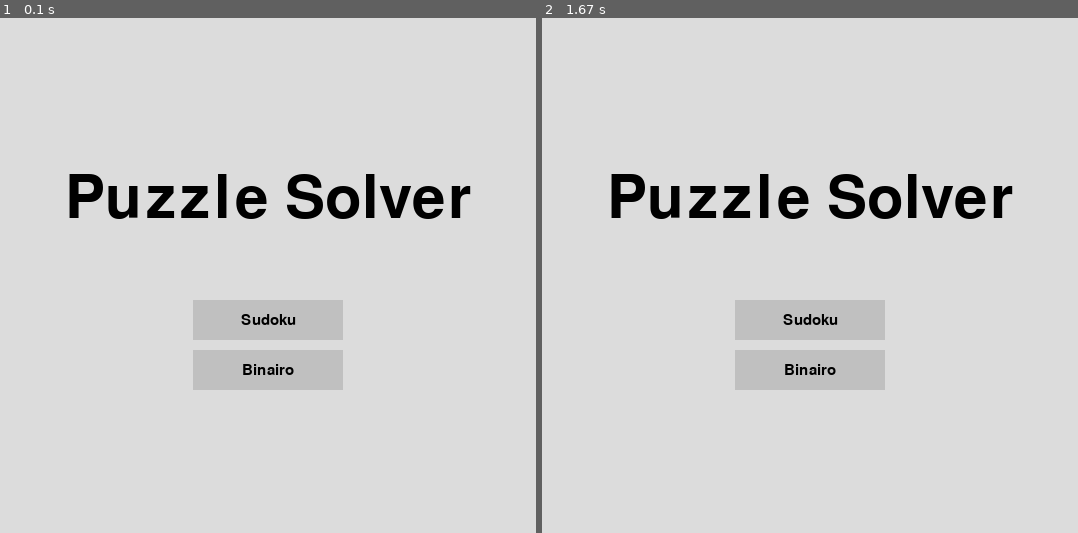
Above: before the commit, frames 1-2 (left to right).
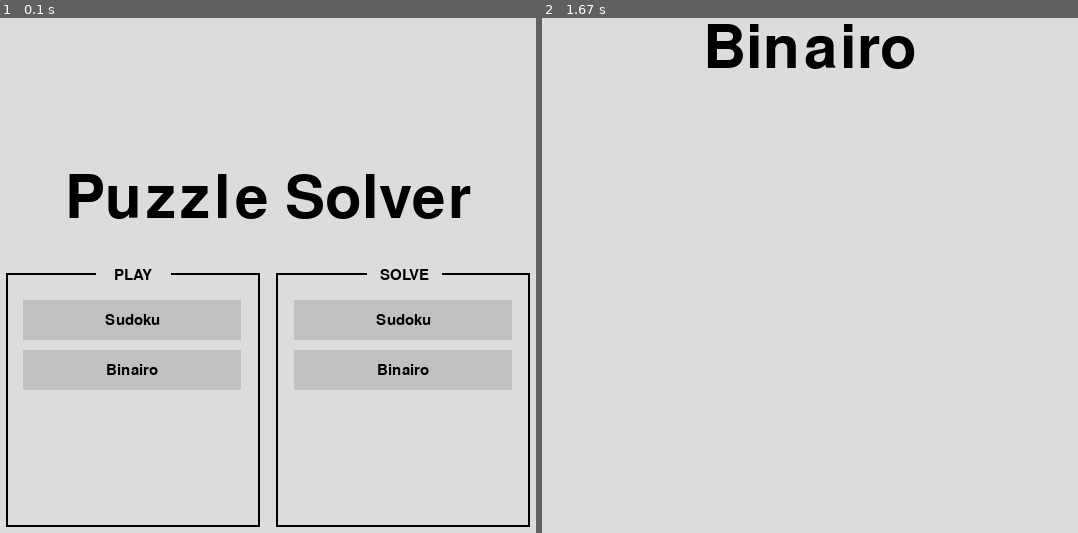
Above: after the commit, the same moments.

Repository: ChristopheVdE/Puzzle-solver
Game: pygame game, started from Application/Pygame/game.py
Two runs of this game, one before a commit and one after it. Both use one fixed random seed, a clock stepped at 60 frames per second and the inputs below.
Inputs (mouse positions are in pixels of both pictures, inside the frame that each line leads up to):
- Up to frame 1 (0.1 s): no input
- Up to frame 2 (1.67 s): press the mouse at (944, 368) at 0.37 s; move the mouse to (965, 239) at 0.47 s; release the mouse at (986, 115) at 0.6 s

The runs differ from the first frame. In frame 1, 13% of the frame differs, in the area x 1-99%, y 48-99%; in frame 2, 8.6%.

Commit message:
submenu's for main menu
created 2 "submenus' for the main menu:
1) PLAY --> creates random board for you to fill in
2) SOLVE --> fill in a premade board and let the computer find a solution for you

Diff:
--- a/Application/Pygame/game.py
+++ b/Application/Pygame/game.py
@@ -11,8 +11,13 @@
 # ==========================================================================================================
 
 # GENERAL INFO =============================================================================================
-# Image folder
+# Image folder ---------------------------------------------------------------------------------------------
 Images = os.path.dirname(os.path.realpath(__file__)) + '\Images'
+
+# colors ---------------------------------------------------------------------------------------------------
+black = (0,0,0)
+ButtonColor = (192, 192, 192)
+HighlightColor = (135, 135, 135)
 
 # Initialize game ------------------------------------------------------------------------------------------
 pygame.init()
@@ -35,9 +40,11 @@
 
 # FUNCTIONS ================================================================================================
 # Text area (for renderign) --------------------------------------------------------------------------------
-def TextObject(Text, Font, Color):
+def TextObject(Text, Font, Color, X, Y):
     Text = Font.render(Text, True, Color)
-    return Text, Text.get_rect()
+    TextArea = Text.get_rect()
+    TextArea.center  = (int(X), int(Y))
+    Screen.blit(Text, TextArea)
 
 # Create INteractive buttons -------------------------------------------------------------------------------
 def Button(Text, TopLeft, ButtonWidth, ButtonHeight, NormalColor, HighlightColor, Action = None):
@@ -54,13 +61,12 @@
         pygame.draw.rect(Screen, NormalColor, (int(TopLeft[0]), int(TopLeft[1]), ButtonWidth, ButtonHeight))
 
     # Add Text to Button
-    ButtonText, ButtonTextArea = TextObject(Text, ButtonFont, (0, 0, 0))
-    ButtonTextArea.center = (int(TopLeft[0] + (ButtonWidth / 2)), int(TopLeft[1] + (ButtonHeight / 2)))
-    Screen.blit(ButtonText, ButtonTextArea)
+    TextObject(Text, ButtonFont, black, TopLeft[0] + (ButtonWidth / 2), TopLeft[1] + (ButtonHeight / 2))
+
 # ===========================================================================================================
 
 
-# MAIN MENU ================================================================================================
+# MAIN MENU =================================================================================================
 def MainMenu():
     menu = True
 
@@ -68,20 +74,42 @@
         for event in pygame.event.get():
             if event.type == pygame.QUIT:
                 menu = False
-
         # Set background color
         Screen.fill(backgroundcolor)
+        # Display title
+        TextObject("Puzzle Solver", TitleFont, black, ScreenWidth / 2, ScreenHeight / 3)
 
-        # Display title
-        Title, TitleArea = TextObject("Puzzle Solver", TitleFont, (0, 0, 0))
-        TitleArea.center  = (int(ScreenWidth / 2), int(ScreenHeight / 3))
-        Screen.blit(Title, TitleArea)
+    # [SUBMENU] 1) Play a random board ------------------------------------------------------------------------
+        Submenu_X = 140
+        Submenu_Y = int(ScreenHeight / 3 + 75)
+        Button_X = int((Submenu_X + 170) / 2)
 
-        # Buttons
-        Button("Sudoku", (ScreenWidth / 2 - 75, 300), 150, 40, (192, 192, 192), (135, 135, 135), Sudoku_GameLoop)
-        Button("Binairo", (ScreenWidth / 2 - 75, 350), 150, 40, (192, 192, 192), (135, 135, 135), Binairo_GameLoop)
+        # Submenu - outline
+        pygame.draw.rect(Screen, black, (Submenu_X - 2, Submenu_Y - 2, 250 + 4, 250 + 4))
+        # Submenu - color
+        pygame.draw.rect(Screen, backgroundcolor, (Submenu_X, Submenu_Y, 250, 250))
+        # Submenu - title
+        Button("PLAY", (Button_X + 73, Submenu_Y - 15), 75, 30, backgroundcolor, backgroundcolor)
+        # Submenu - buttons
+        Button("Sudoku", (Button_X, 300), 218, 40, ButtonColor, HighlightColor, Sudoku_GameLoop)
+        Button("Binairo", (Button_X, 350), 218, 40, ButtonColor, HighlightColor, Binairo_GameLoop)
 
-        # Update Display
+    # [SUBMENU] 2) Solve an existing board --------------------------------------------------------------------
+        Submenu_X = 150 + 260
+        Submenu_Y = int(ScreenHeight / 3 + 75)
+        Button_X = int((Submenu_X + 443) / 2)
+
+        # Print submenu-rectangles - Outline
+        pygame.draw.rect(Screen, black, (Submenu_X - 2, Submenu_Y - 2, 250 + 4, 250 + 4))
+        # Print submenu-rectangles - Inner color
+        pygame.draw.rect(Screen, backgroundcolor, (Submenu_X, Submenu_Y, 250, 250))
+        # Print submenu-rectangles - Titles
+        Button("SOLVE", (Button_X + 73, Submenu_Y - 15), 75, 30, backgroundcolor, backgroundcolor)
+        # Buttons - Solve Existing board
+        Button("Sudoku", (Button_X, 300), 218, 40, ButtonColor, HighlightColor, Sudoku_GameLoop)
+        Button("Binairo", (Button_X, 350), 218, 40, ButtonColor, HighlightColor, Binairo_GameLoop)
+
+    # Update Display ---------------------------------------------------------------------------------------
         pygame.display.update()
 # ==========================================================================================================
 
@@ -99,9 +127,7 @@
         Screen.fill((backgroundcolor))
 
         # Display title
-        Title, TitleArea = TextObject("Sudoku", TitleFont, (0, 0, 0))
-        TitleArea.center  = (int(ScreenWidth / 2), 50)
-        Screen.blit(Title, TitleArea)
+        TextObject("Sudoku", TitleFont, black, int(ScreenWidth / 2), 50)
 
         # Update Display
         pygame.display.update()
@@ -124,9 +150,7 @@
         Screen.fill(backgroundcolor)
 
         # Display title
-        Title, TitleArea = TextObject("Binairo", TitleFont, (0, 0, 0))
-        TitleArea.center  = (int(ScreenWidth / 2), 50)
-        Screen.blit(Title, TitleArea)
+        TextObject("Binairo", TitleFont, black, int(ScreenWidth / 2), 50)
 
         # Update Display
         pygame.display.update()
